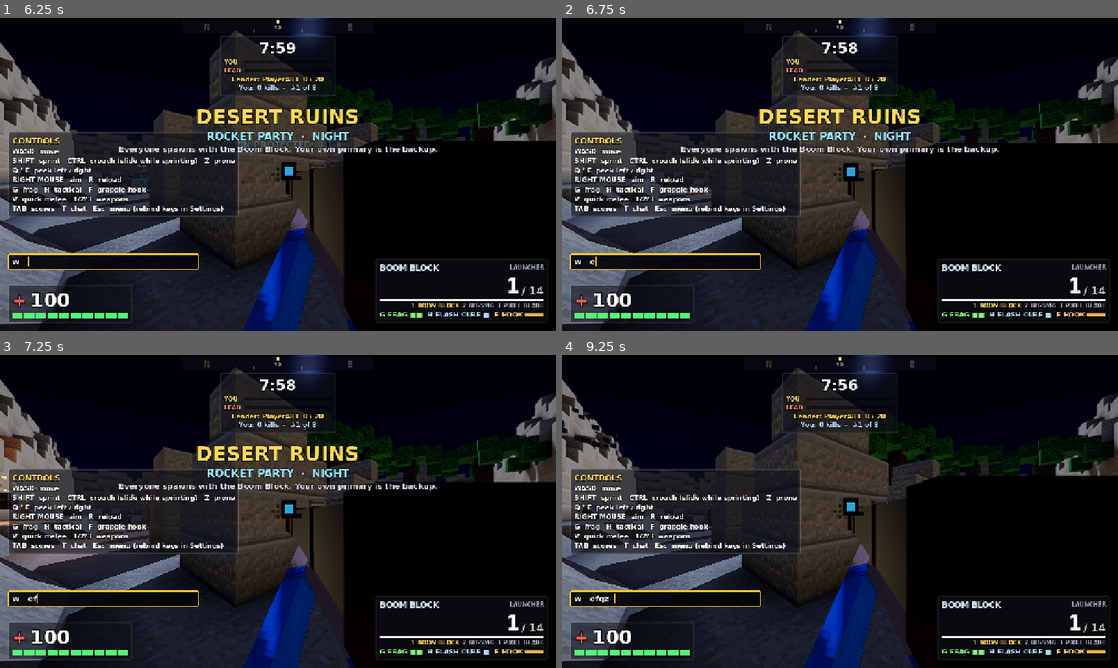
Above: before the commit, frames 1-4 (two rows, left to right).
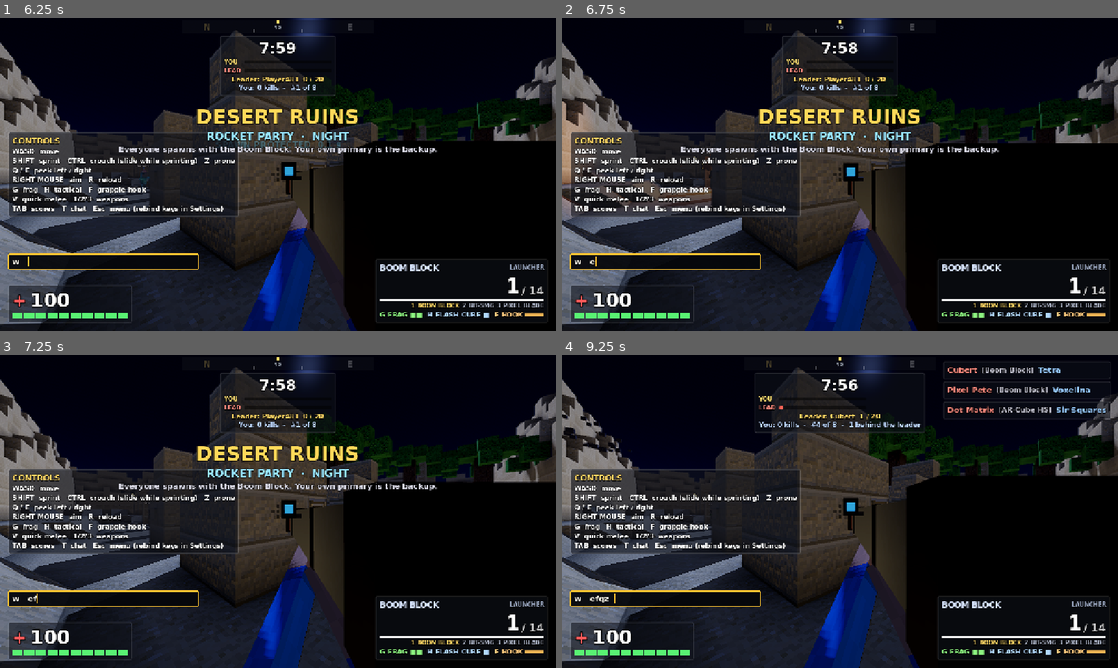
Above: after the commit, the same moments.

Repository: SubToFeralsloth11/timbum
Game: Godot game, scene res://scenes/main_menu.tscn
Same seed, same stepped clock (60 frames per second), same inputs: the game is played once before the commit and once after it.
Inputs (mouse positions are in pixels of both pictures, inside the frame that each line leads up to):
- Up to frame 1 (6.25 s): click "PLAY VS BOTS" at 0.5 s; click "EASY" at 1.25 s; click "EASY" at 2 s; click "NORMAL" at 2.75 s; click "NORMAL" at 3.5 s; click "START MATCH" at 4.25 s; tap Enter at 5 s; move the mouse to (305, 174) at 5.02 s; hold W (move_forward) 5.03-5.75 s; hold Right mouse button (aim) 5.03-5.75 s; click (305, 174) at 5.17 s; tap Space (jump) at 5.27, 5.57, 5.75 s; tap Ctrl (crouch) at 5.3 s; drag from (166, 190) to (250, 237) at 5.77 s
- Up to frame 2 (6.75 s): move the mouse to (895, 105) at 6.52 s; press the mouse at (895, 105) at 6.53 s; hold E (lean_right) from 6.53 s (still down)
- Up to frame 3 (7.25 s): keep holding E (lean_right); tap F (grapple) at 6.8 s
- Up to frame 4 (9.25 s): release E (lean_right) at 7.25 s; release the mouse at (895, 442) at 7.25 s; drag from (812, 574) to (673, 464) at 7.27 s; move the mouse to (1006, 558) at 8.02 s; hold Q (lean_left) 8.03-8.75 s; hold Z (prone) 8.03-8.75 s; tap Space (jump) at 8.27, 8.57 s; tap Shift (sprint) at 8.3 s; drag from (673, 464) to (756, 433) at 8.77 s

Frame 1 is identical in both runs. In frame 2, 1.1% of the frame differs, in the area x 0-27%, y 26-62%; in frame 3, 0.9%; in frame 4, 2.3%, in the area x 0-99%, y 2-55%.

Commit message:
Let bots slide, peek, go prone and grapple

Diff:
--- a/scripts/game/bot_brain.gd
+++ b/scripts/game/bot_brain.gd
@@ -50,6 +50,22 @@
 const READ_RATE := [2.0, 2.8, 4.0]
 const READ_ACCURACY := [0.55, 0.68, 0.78]
 const TRACK_LAG := [0.16, 0.12, 0.09]
+## Movement mechanics, per difficulty (Easy, Normal, Hard). Each is a chance per decision:
+## - slide: on a sprint with a clear straight run ahead (checked every 0.8-1.6 s);
+## - peek: lean out sideways for 0.8-1.8 s during a fight at range;
+## - prone: lie down for a steadier aim when the target is past PRONE_MIN_DIST and the bot
+##   has not just been hit; it gets up when the target closes in or the fight ends;
+## - grapple: hook up to a ledge on its route that is GRAPPLE_MIN_RISE higher, across a gap the
+##   navmesh cannot bridge, or (aggressive bots) toward a distant target.
+const SLIDE_CHANCE := [0.15, 0.35, 0.5]
+const PEEK_CHANCE := [0.15, 0.35, 0.5]
+const PRONE_CHANCE := [0.1, 0.25, 0.4]
+const PRONE_MIN_DIST := 20.0
+const PRONE_UP_DIST := 12.0
+const GRAPPLE_CHANCE := [0.25, 0.5, 0.75]
+const GRAPPLE_MIN_RISE := 2.5
+## Seconds the bot may spend turning onto a grapple point before giving up on it.
+const GRAPPLE_AIM_TIME := 1.2
 
 const PERCEIVE_INTERVAL := 0.15
 const REPATH_INTERVAL := 0.9
@@ -122,6 +138,18 @@
 var _stuck_check_pos := Vector3.ZERO
 var _crouch_timer := 0.0
 var _jump_timer := 0.0
+var _slide_hold := 0.0
+var _slide_check := 0.0
+## Peek side while leaning (-1, 0, 1) and seconds until the next peek decision.
+var _peek_side := 0
+var _peek_timer := 0.0
+var _prone_timer := 0.0
+## Minimum gap between prone toggles, so a press is never sent twice before it lands.
+var _prone_cooldown := 0.0
+## World point the bot is turning to fire its grapple at (NO_POS when none).
+var _grapple_aim := NO_POS
+var _grapple_aim_left := 0.0
+var _grapple_timer := 2.0
 
 
 func _ready() -> void:
@@ -153,6 +181,11 @@
 	_semi_wait = 0.0
 	_stuck_timer = 0.0
 	_stuck_check_pos = p.global_position
+	_slide_hold = 0.0
+	_peek_side = 0
+	_prone_cooldown = 0.0
+	_grapple_aim = NO_POS
+	_grapple_timer = randf_range(1.0, 3.0)
 
 
 func think(delta: float) -> void:
@@ -168,6 +201,7 @@
 	if _perceive_timer <= 0.0:
 		_perceive_timer = PERCEIVE_INTERVAL
 		_perceive()
+	_prone_cooldown -= delta
 	_choose_weapon()
 	if target != null and _target_visible:
 		_tracking_time += delta
@@ -175,6 +209,10 @@
 		_fight(delta)
 	else:
 		_tracking_time = 0.0
+		_peek_side = 0
+		# Nothing to shoot at: get up and move.
+		if p.prone:
+			_press_prone()
 		_roam(delta)
 		_maybe_flush(delta)
 	_check_stuck(delta)
@@ -187,6 +225,7 @@
 	p.in_jump = false
 	p.in_sprint = false
 	p.in_crouch = false
+	p.in_lean = 0
 	# A melee or tactical press blocked by a weapon switch must not go off later, aimed elsewhere.
 	p.in_melee = false
 	p.in_tactical = false
@@ -203,7 +242,7 @@
 	if World.now() < p.flashed_until:
 		return false
 	var eye := _eye()
-	var to := other.global_position + Vector3.UP * 1.2
+	var to := other.global_position + Vector3.UP * other.body_center_height()
 	var d := eye.distance_to(to)
 	if d > VIEW_DISTANCE[difficulty]:
 		return false
@@ -348,7 +387,7 @@
 		_new_aim_offset()
 	_aim_offset = _aim_offset.lerp(_aim_offset_goal, 1.0 - exp(-AIM_DRIFT_RATE * delta))
 	_head_blend = move_toward(_head_blend, 1.0 if _aim_head else 0.0, delta * 3.0)
-	var aim_point := target.global_position + Vector3.UP * (1.0 if target.crouching else 1.25)
+	var aim_point := target.global_position + Vector3.UP * target.body_center_height()
 	if wid == "rocket":
 		aim_point = target.global_position + Vector3.UP * 0.2 + _target_velocity() * (dist / float(w.speed))
 	elif _head_blend > 0.0:
@@ -362,7 +401,11 @@
 	aim_point -= _unread_motion(delta) * TRACK_LAG[difficulty]
 
 	var thrown := _reaction_left <= 0.0 and (_maybe_grenade(delta, dist) or _maybe_tactical(delta, dist))
-	if not thrown:
+	# Aggressive bots far outside their range hook toward the target instead of walking.
+	var hooking := false
+	if not thrown and aggression > 1.1 and dist > maxf(_preferred_range().y / aggression, 20.0):
+		hooking = _maybe_grapple(delta, target.global_position)
+	if not thrown and not hooking:
 		_turn_toward(aim_point, delta)
 
 	# Movement: hold preferred range and strafe.
@@ -378,8 +421,15 @@
 	if dist > range_pref.y:
 		_go_toward(target.global_position, delta)
 		move = Vector3.ZERO
+		p.in_sprint = difficulty > 0 and dist > range_pref.y + 6.0 and not p.prone
+		_maybe_slide(delta)
 	elif dist < range_pref.x:
 		move -= flat * 0.8
+	_decide_peek(delta, dist)
+	_decide_prone(delta, dist, wid)
+	if _peek_side != 0 or p.prone:
+		# Holding a peek or lying down: barely drift, keep the sights steady.
+		move *= 0.3
 	if move != Vector3.ZERO:
 		if not _ground_ahead(move.normalized()):
 			_strafe_dir = -_strafe_dir
@@ -387,13 +437,14 @@
 			if not _ground_ahead(move.normalized()):
 				move = Vector3.ZERO
 		_set_move_world(move)
+	p.in_lean = _peek_side
 
 	_jump_timer -= delta
 	if difficulty > 0 and _jump_timer <= 0.0:
 		_jump_timer = randf_range(2.5, 6.0)
-		p.in_jump = randf() < 0.35 and dist < 20.0
+		p.in_jump = randf() < 0.35 and dist < 20.0 and not p.prone and _peek_side == 0
 	_crouch_timer -= delta
-	if difficulty == 2 and dist > 18.0 and _crouch_timer > 0.0:
+	if difficulty == 2 and dist > 18.0 and _crouch_timer > 0.0 and not p.prone:
 		p.in_crouch = true
 	elif _crouch_timer <= -3.0:
 		_crouch_timer = randf_range(1.0, 2.5)
@@ -586,8 +637,11 @@
 		_set_goal(_pick_roam_goal())
 	_go_toward(_goal, delta)
 	p.in_sprint = difficulty > 0 and now - _last_seen_time > 1.5
+	_maybe_slide(delta)
+	var hooking := _maybe_grapple(delta, NO_POS)
 	# Route finished (or there is none): the goal is reached, or as close as the navmesh gets.
-	if _path_index >= _path.size():
+	# A goal still being hooked toward is kept until the grapple is done.
+	if _path_index >= _path.size() and not hooking and not p.grappling:
 		_has_goal = false
 
 
@@ -657,7 +711,7 @@
 	if dir.length() < 0.3:
 		return
 	_set_move_world(dir.normalized())
-	if target == null or not _target_visible:
+	if (target == null or not _target_visible) and _grapple_aim == NO_POS:
 		var look := dest + Vector3.UP * 1.5
 		if _path_index + 1 < _path.size():
 			look = _path[_path_index + 1] + Vector3.UP * 1.5
@@ -690,3 +744,146 @@
 		if randf() < 0.4:
 			_has_goal = false
 			_set_goal(_pick_roam_goal())
+
+
+# ---------------------------------------------------------------- movement mechanics
+
+## One prone toggle press (lie down / get up), at most every 0.6 s.
+func _press_prone() -> void:
+	if _prone_cooldown > 0.0:
+		return
+	p.in_prone = true
+	_prone_cooldown = 0.6
+
+
+## Lies down to snipe at long range; gets up when the target closes in or lands hits.
+func _decide_prone(delta: float, dist: float, wid: String) -> void:
+	var hurt := World.now() - p.last_hurt_time < 1.2
+	if p.prone:
+		if dist < PRONE_UP_DIST or (hurt and p.health < 50.0):
+			_press_prone()
+		return
+	_prone_timer -= delta
+	if _prone_timer > 0.0:
+		return
+	_prone_timer = randf_range(1.5, 3.0)
+	var long_gun := wid not in ["knife", "shotgun", "sawed_off", "rocket"]
+	if long_gun and dist > PRONE_MIN_DIST and not hurt and p.is_on_floor() and not p.grappling \
+			and randf() < PRONE_CHANCE[difficulty]:
+		_press_prone()
+
+
+## Peeks (leans) out to one side for a moment during a ranged fight, then straightens up.
+func _decide_peek(delta: float, dist: float) -> void:
+	_peek_timer -= delta
+	if p.prone or p.sliding or p.grappling:
+		_peek_side = 0
+		return
+	if _peek_timer > 0.0:
+		return
+	if _peek_side != 0:
+		_peek_side = 0
+		_peek_timer = randf_range(1.5, 4.0)
+	elif dist > 8.0 and randf() < PEEK_CHANCE[difficulty]:
+		_peek_side = 1 if randf() < 0.5 else -1
+		_peek_timer = randf_range(0.8, 1.8)
+	else:
+		_peek_timer = randf_range(1.0, 2.5)
+
+
+## While sprinting with a clear straight run ahead, sometimes crouches into a slide (holding
+## crouch for the slide's length).
+func _maybe_slide(delta: float) -> void:
+	if _slide_hold > 0.0:
+		_slide_hold -= delta
+		p.in_crouch = true
+		return
+	_slide_check -= delta
+	if _slide_check > 0.0:
+		return
+	_slide_check = randf_range(0.8, 1.6)
+	if not p.sprinting or not p.is_on_floor() or randf() >= SLIDE_CHANCE[difficulty]:
+		return
+	var run := Vector3(p.velocity.x, 0.0, p.velocity.z)
+	if run.length() < Player.SLIDE_MIN_ENTRY * p.speed_scale:
+		return
+	run = run.normalized()
+	# Floor under the whole slide and nothing in the way at knee height.
+	for d: float in [2.0, 4.0, 6.0]:
+		if not _ground_ahead(run * d):
+			return
+	var knee := p.global_position + Vector3.UP * 0.5
+	var q := PhysicsRayQueryParameters3D.create(knee, knee + run * 6.0, Player.MASK_WORLD)
+	if not p.get_world_3d().direct_space_state.intersect_ray(q).is_empty():
+		return
+	_slide_hold = randf_range(0.5, 0.9)
+	p.in_crouch = true
+
+
+## Grapple use. With `toward` = NO_POS it looks at the current route: a ledge on it at least
+## GRAPPLE_MIN_RISE up, or the goal when the route stops short of it (a gap); otherwise it hooks
+## toward `toward`. Once a point is chosen the bot turns onto it and fires when lined up.
+## Returns true while it is turning onto a grapple point (the caller should not steer the view).
+func _maybe_grapple(delta: float, toward: Vector3) -> bool:
+	if p.grappling:
+		_grapple_aim = NO_POS
+		return false
+	if _grapple_aim != NO_POS:
+		_grapple_aim_left -= delta
+		_turn_toward(_grapple_aim, delta * 1.5)
+		var aim_dir := -Basis.from_euler(Vector3(p.pitch, p.yaw, 0.0)).z
+		var need := (_grapple_aim - p.head.global_position).normalized()
+		if aim_dir.angle_to(need) < deg_to_rad(2.5):
+			p.in_grapple = true
+			_grapple_aim = NO_POS
+			_grapple_timer = randf_range(3.0, 6.0)
+		elif _grapple_aim_left <= 0.0:
+			_grapple_aim = NO_POS
+		return true
+	_grapple_timer -= delta
+	if _grapple_timer > 0.0 or p.grapple_cooldown > 0.0 or p.prone or not p.is_on_floor():
+		return false
+	_grapple_timer = randf_range(1.0, 2.0)
+	if randf() >= GRAPPLE_CHANCE[difficulty]:
+		return false
+	var point := _hook_point(toward) if toward != NO_POS else _route_hook_point()
+	if point == NO_POS:
+		return false
+	_grapple_aim = point
+	_grapple_aim_left = GRAPPLE_AIM_TIME
+	return true
+
+
+func _route_hook_point() -> Vector3:
+	if _path.is_empty():
+		return NO_POS
+	# The route ends short of the goal: hook across the gap to the goal itself.
+	if _has_goal and _goal.distance_to(_path[_path.size() - 1]) > 4.0:
+		var across := _hook_point(_goal)
+		if across != NO_POS:
+			return across
+	var y := p.global_position.y
+	for i in range(_path_index, mini(_path_index + 8, _path.size())):
+		if _path[i].y - y >= GRAPPLE_MIN_RISE:
+			return _hook_point(_path[i])
+	return NO_POS
+
+
+## Where the hook would catch when fired at `point` (a little above it): the world surface hit
+## near it, or NO_POS if it is out of range, the line is blocked well short of it, or the catch
+## is more than a metre below the bot (no use reeling downhill).
+func _hook_point(point: Vector3) -> Vector3:
+	var eye := p.head.global_position
+	var at := point + Vector3.UP * 0.4
+	var d := eye.distance_to(at)
+	if d < 6.0 or d > Player.GRAPPLE_RANGE - 2.0:
+		return NO_POS
+	var dir := (at - eye) / d
+	var q := PhysicsRayQueryParameters3D.create(eye, eye + dir * (d + 1.5), Player.MASK_WORLD, p.exclude_rids())
+	var hit := p.get_world_3d().direct_space_state.intersect_ray(q)
+	if hit.is_empty():
+		return NO_POS
+	var pos: Vector3 = hit.position
+	if pos.distance_to(at) > 2.0 or pos.y < p.global_position.y - 1.0:
+		return NO_POS
+	return pos
